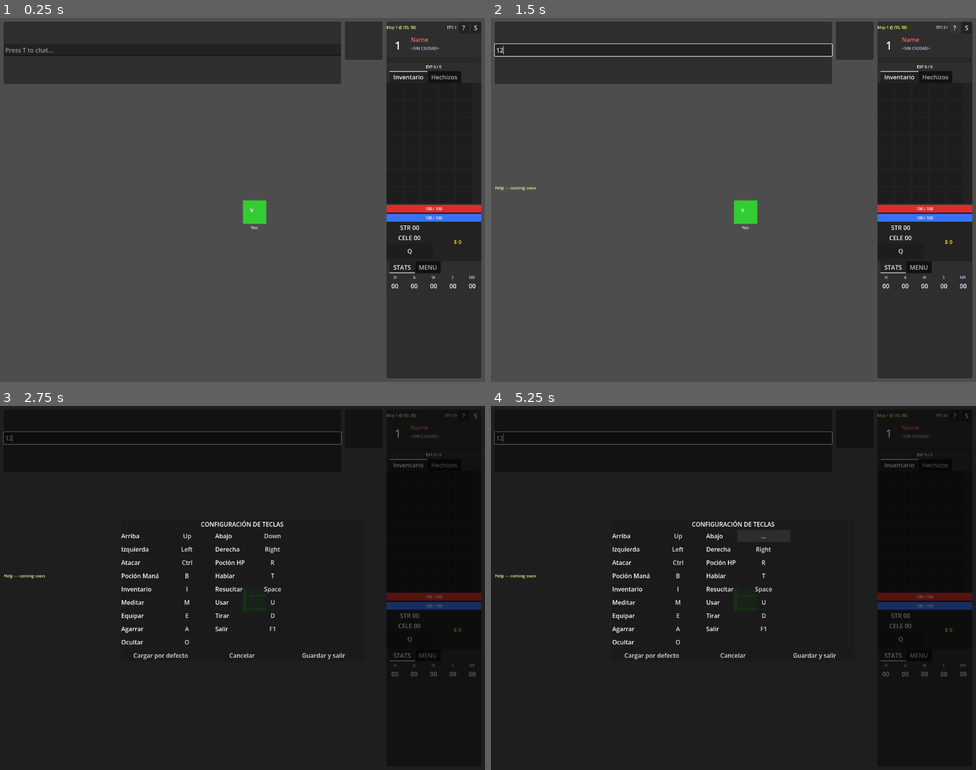
Above: before the commit, frames 1-4 (two rows, left to right).
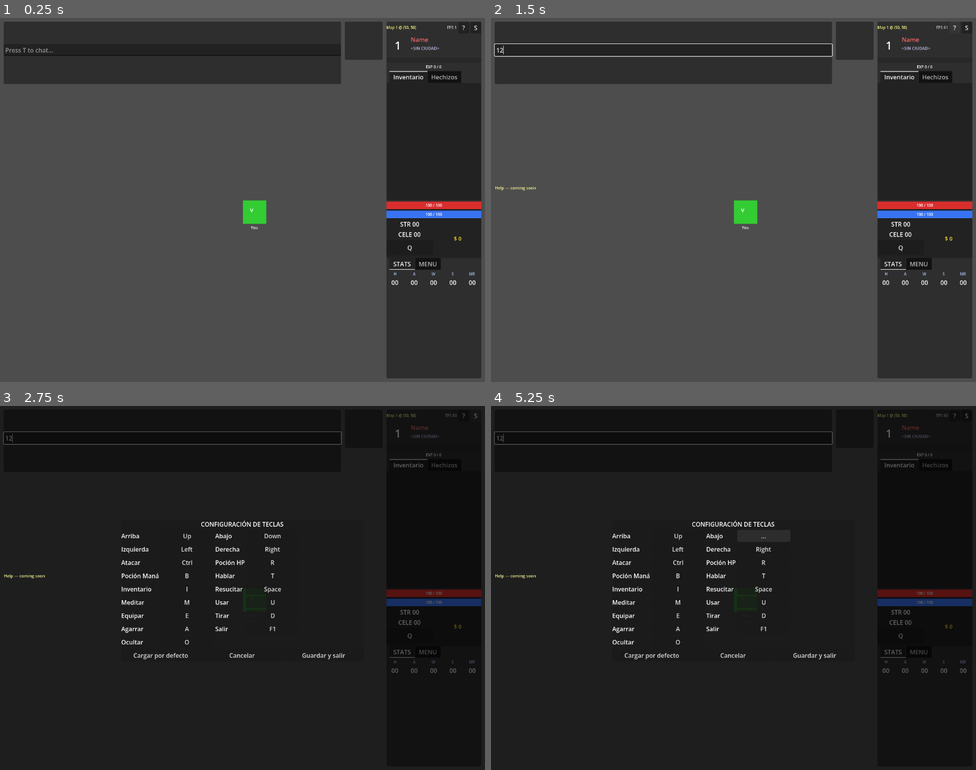
Above: after the commit, the same moments.

Repository: polito-ao/argentum-united-client
Game: Godot game, scene res://scenes/world/world.tscn
The game is run twice, just before and just after one commit, with the same random seed, the same clock (stepped at 60 frames per second) and the same inputs. This scene is started directly instead of the project's main scene.
Inputs (mouse positions are in pixels of both pictures, inside the frame that each line leads up to):
- Up to frame 1 (0.25 s): no input
- Up to frame 2 (1.5 s): click (665, 50) at 0.52 s; type "12" at 0.6 s; click "?" at 1.25 s
- Up to frame 3 (2.75 s): click "S" at 2 s
- Up to frame 4 (5.25 s): click "Q" at 2.75 s; click "Up" at 3.5 s; click "..." at 4.25 s; click "Down" at 5 s

The runs differ from the first frame. In frame 1, 1.2% of the frame differs, in the area x 79-100%, y 50-75%; in frame 2, 1.2%; in frame 3, 1.0%; in frame 4, 1.0%.
Error after the commit: Invalid call. Nonexistent function 'is_drop_dialog_open' in base 'Nil'. (res://scenes/world/world.gd:749)

Commit message:
inventory: fix lifecycle bug where _ready captured null connection
InventoryController was constructed in world.gd's _ready() and given
`connection` from the dict — but `connection` is only assigned in
setup() (called by login.gd AFTER _ready fires). The controller
captured the null reference, so equip/use/drop later crashed with
"Invalid call. Nonexistent function 'send_packet' in base 'Nil'".

Two-part fix:

1. Move InventoryController construction into setup(), right after
   `connection = conn` is assigned. Drop-dialog signal connects move
   along with it. The HUDController stays in _ready() — it has no
   such dependency.

2. Defensive guards in the controller itself:
     - _init pushes a clear "wiring bug" error when connection is null
     - use_focused / equip_focused / start_drop / confirm_drop check
       for null and return false / no-op instead of crashing
   This converts the failure mode from a confusing runtime crash to
   a loud-but-safe diagnostic + clean no-op.

Three new TDD tests reproduce the original bug (controller built
with null connection, then exercised) and lock in the safe-no-op
contract. 43/43 tests pass.

Co-Authored-By: Claude Opus 4.7 (1M context) <noreply@anthropic.com>

Diff:
--- a/scenes/world/world.gd
+++ b/scenes/world/world.gd
@@ -146,6 +146,21 @@
 func setup(conn: ServerConnection, select_payload: Dictionary, map_data: Dictionary):
 	connection = conn
 	connection.packet_received.connect(_on_packet_received)
+
+	# InventoryController needs `connection` to send packets (USE/EQUIP/DROP).
+	# Constructed here, not in _ready(), because connection only gets assigned
+	# above — building it earlier would capture the null and silently no-op.
+	inventory = InventoryController.new({
+		inventory_grid = inventory_grid,
+		drop_overlay   = drop_amount_overlay,
+		drop_input     = drop_amount_input,
+		connection     = connection,
+		hud            = hud,
+	})
+	inventory.build_slots()
+	drop_confirm_button.pressed.connect(inventory.confirm_drop)
+	drop_cancel_button.pressed.connect(inventory.hide_drop_dialog)
+	drop_amount_input.text_submitted.connect(func(_t): inventory.confirm_drop())
 	# Two ways out of the world scene:
 	#   - Willful /salir → EXITED_TO_SELECT packet (handled in _on_packet_received)
 	#   - Unexpected drop → connection.disconnected signal
@@ -226,15 +241,6 @@
 		messages_label = $UILayer/HUD/MessagesLabel,
 	})
 
-	inventory = InventoryController.new({
-		inventory_grid = inventory_grid,
-		drop_overlay   = drop_amount_overlay,
-		drop_input     = drop_amount_input,
-		connection     = connection,
-		hud            = hud,
-	})
-	inventory.build_slots()
-
 	chat_input.text_submitted.connect(_on_chat_submitted)
 	help_button.pressed.connect(func(): hud.add_message("Help — coming soon"))
 	settings_button.pressed.connect(_show_settings)
@@ -243,9 +249,6 @@
 	defaults_button.pressed.connect(func(): hud.add_message("Defaults — coming soon"))
 	cancel_settings_button.pressed.connect(_hide_settings)
 	save_settings_button.pressed.connect(_on_save_settings)
-	drop_confirm_button.pressed.connect(inventory.confirm_drop)
-	drop_cancel_button.pressed.connect(inventory.hide_drop_dialog)
-	drop_amount_input.text_submitted.connect(func(_t): inventory.confirm_drop())
 	_populate_spell_list()
 	# Arrow keys drive movement; they must never be consumed by UI focus navigation.
 	# TabContainer's internal TabBar has its own focus_mode that ignores ours — strip it here.
--- a/scripts/ui/inventory_controller.gd
+++ b/scripts/ui/inventory_controller.gd
@@ -33,6 +33,12 @@
 	_drop_input    = refs.drop_input
 	_connection    = refs.connection
 	_hud           = refs.hud
+	# Fail loud: if the caller passed a null connection (real-world cause:
+	# constructing the controller before world.gd's setup() assigns
+	# `connection = conn`), every send path would later crash with a
+	# confusing "Nil.send_packet". Surface the wiring bug here instead.
+	if _connection == null:
+		push_error("InventoryController: null connection at construction — wiring bug")
 
 # --- Setup ---
 
@@ -96,12 +102,16 @@
 	if _focused_slot < 0:
 		_hud.add_message("Select an inventory slot first")
 		return false
+	if _connection == null:
+		return false
 	_connection.send_packet(PacketIds.USE_ITEM, {"slot": _focused_slot})
 	return true
 
 func equip_focused() -> bool:
 	if _focused_slot < 0:
 		_hud.add_message("Select an inventory slot first")
+		return false
+	if _connection == null:
 		return false
 	_connection.send_packet(PacketIds.EQUIP_ITEM, {"slot": _focused_slot})
 	return true
@@ -111,6 +121,8 @@
 func start_drop() -> void:
 	if _focused_slot < 0:
 		_hud.add_message("Select an inventory slot first")
+		return
+	if _connection == null:
 		return
 	var item = _items[_focused_slot] if _focused_slot < _items.size() else null
 	if item == null:
@@ -129,6 +141,9 @@
 # --- Drop dialog ---
 
 func confirm_drop() -> void:
+	if _connection == null:
+		hide_drop_dialog()
+		return
 	var raw = _drop_input.text.strip_edges()
 	var amount = int(raw) if raw.is_valid_int() else 0
 	amount = clamp(amount, 1, _drop_pending_max)
--- a/tests/unit/test_inventory_controller.gd
+++ b/tests/unit/test_inventory_controller.gd
@@ -176,6 +176,55 @@
 	# Invalid → 0 → clamped to lower bound of 1
 	assert_eq(conn.sent[0].payload.amount, 1)
 
+# --- Wiring contract: null connection ---
+#
+# Reproduces a real bug: world.gd constructed the controller in _ready(),
+# but `connection` was only assigned later in setup(). The controller
+# captured the null value, so equip_focused crashed with
+# "Nil.send_packet". We want a clear failure mode instead.
+
+func test_equip_focused_no_op_when_connection_is_null():
+	var inv2 = InventoryController.new({
+		inventory_grid = grid,
+		drop_overlay   = overlay,
+		drop_input     = input_box,
+		connection     = null,
+		hud            = hud,
+	})
+	inv2.build_slots()
+	inv2.set_inventory([_item("X", 1)])
+	inv2._on_slot_clicked(0)
+	# Must not crash with Nil.send_packet
+	assert_false(inv2.equip_focused())
+
+func test_use_focused_no_op_when_connection_is_null():
+	var inv2 = InventoryController.new({
+		inventory_grid = grid,
+		drop_overlay   = overlay,
+		drop_input     = input_box,
+		connection     = null,
+		hud            = hud,
+	})
+	inv2.build_slots()
+	inv2.set_inventory([_item("X", 1)])
+	inv2._on_slot_clicked(0)
+	assert_false(inv2.use_focused())
+
+func test_start_drop_single_no_op_when_connection_is_null():
+	var inv2 = InventoryController.new({
+		inventory_grid = grid,
+		drop_overlay   = overlay,
+		drop_input     = input_box,
+		connection     = null,
+		hud            = hud,
+	})
+	inv2.build_slots()
+	inv2.set_inventory([_item("X", 1)])
+	inv2._on_slot_clicked(0)
+	# Must not crash. Stack-of-one would normally send DROP_ITEM directly.
+	inv2.start_drop()
+	assert_false(inv2.is_drop_dialog_open())
+
 func test_hide_drop_dialog_resets_state():
 	inv.build_slots()
 	inv.set_inventory([_item("Poción", 7)])
